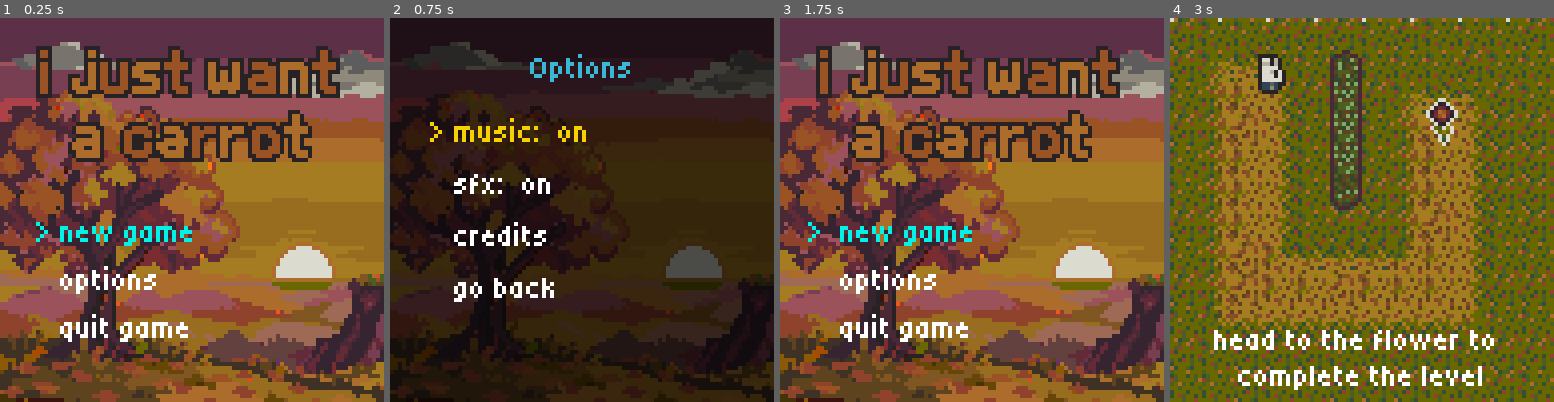
Above: before the commit, frames 1-4 (left to right).
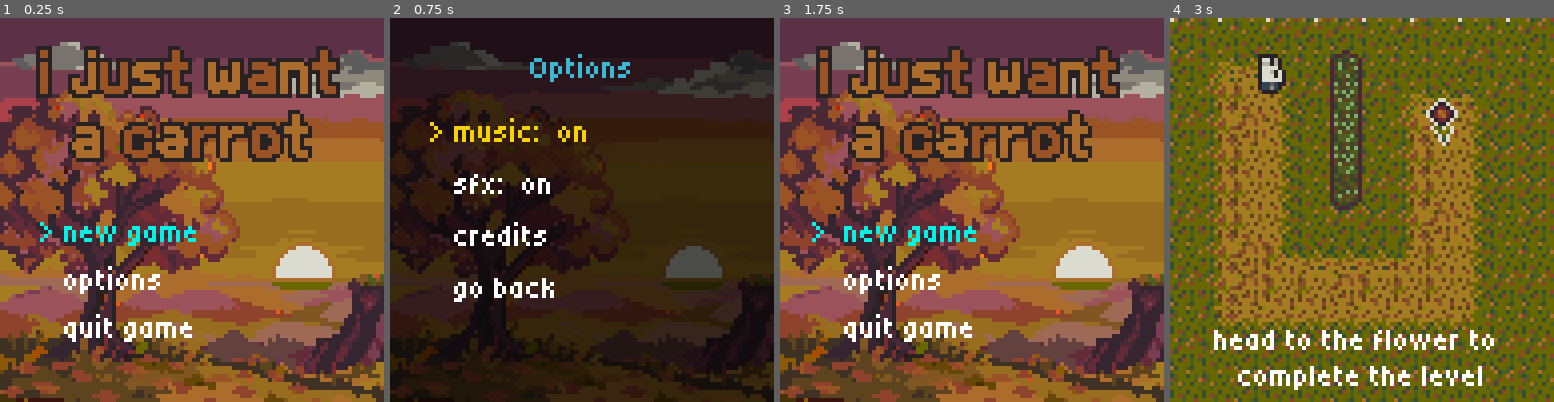
Above: after the commit, the same moments.

Repository: Someone68/cozyfall
Game: Godot game, scene res://scenes/main_menu.tscn
Two runs of this game, one before a commit and one after it. Both use one fixed random seed, a clock stepped at 60 frames per second and the inputs below.
Inputs:
- Up to frame 1 (0.25 s): no input
- Up to frame 2 (0.75 s): click "options" at 0.5 s
- Up to frame 3 (1.75 s): click "go back" at 1.25 s
- Up to frame 4 (3 s): click "> new game" at 2 s; tap Enter (ui_accept) at 2.75 s; hold Right (ui_right) from 2.78 s (still down); hold Z (tunnel) from 2.78 s (still down)

The runs differ from the first frame. In frame 1, 3.1% of the frame differs, in the area x 9-52%, y 53-85%; in frame 2, nothing differs; in frame 3, 3.1%; in frame 4, nothing differs.

Commit message:
added options menu in game menu

Diff:
--- a/scenes/escape_screen.tscn
+++ b/scenes/escape_screen.tscn
@@ -4,6 +4,7 @@
 [ext_resource type="Script" uid="uid://bnq1v80v63bd1" path="res://scripts/escape_screen.gd" id="2_gjwmd"]
 [ext_resource type="PackedScene" uid="uid://b3ywq4cn53b52" path="res://scenes/select_menu.tscn" id="3_a2a6c"]
 [ext_resource type="PackedScene" uid="uid://benrrbluvikv8" path="res://scenes/warn.tscn" id="3_k22dc"]
+[ext_resource type="PackedScene" uid="uid://blos7i6ax4484" path="res://scenes/options_menu.tscn" id="4_a2a6c"]
 
 [node name="EscapeScreen" type="Control" unique_id=128950255]
 process_mode = 3
@@ -17,6 +18,7 @@
 theme = ExtResource("1_gjwmd")
 script = ExtResource("2_gjwmd")
 WARN_SCREEN = ExtResource("3_k22dc")
+OPTIONS_SCREEN = ExtResource("4_a2a6c")
 
 [node name="ColorRect" type="ColorRect" parent="." unique_id=1687184408]
 layout_mode = 0
@@ -35,34 +37,42 @@
 [node name="Label" type="Label" parent="VBoxContainer" unique_id=1437285927]
 layout_mode = 2
 theme_override_colors/font_color = Color(0.23013663, 0.71742773, 0.83463305, 1)
-text = "Options"
+text = "Game Menu"
 horizontal_alignment = 1
 
 [node name="SelectMenu" parent="VBoxContainer" unique_id=647501129 instance=ExtResource("3_a2a6c")]
 layout_mode = 2
 
 [node name="BackToGame" type="Button" parent="VBoxContainer/SelectMenu" unique_id=424343215]
-focus_mode = 0
 custom_maximum_size = Vector2(55, -1)
 layout_mode = 2
+focus_mode = 0
 text = "back to game"
 alignment = 0
 
-[node name="Restart" type="Button" parent="VBoxContainer/SelectMenu" unique_id=1992801100]
-focus_mode = 0
+[node name="Options" type="Button" parent="VBoxContainer/SelectMenu" unique_id=1749866304]
 custom_maximum_size = Vector2(35, -1)
 layout_mode = 2
+focus_mode = 0
+text = "options"
+alignment = 0
+
+[node name="Restart" type="Button" parent="VBoxContainer/SelectMenu" unique_id=1992801100]
+custom_maximum_size = Vector2(35, -1)
+layout_mode = 2
+focus_mode = 0
 text = "restart"
 alignment = 0
 
 [node name="Quit" type="Button" parent="VBoxContainer/SelectMenu" unique_id=842595124]
-focus_mode = 0
 custom_maximum_size = Vector2(50, -1)
 layout_mode = 2
+focus_mode = 0
 text = "quit to title"
 alignment = 0
 
 [connection signal="item_selected" from="VBoxContainer/SelectMenu" to="." method="_on_select_menu_item_selected"]
 [connection signal="pressed" from="VBoxContainer/SelectMenu/BackToGame" to="." method="_on_back_to_game_pressed"]
+[connection signal="pressed" from="VBoxContainer/SelectMenu/Options" to="." method="_on_options_pressed"]
 [connection signal="pressed" from="VBoxContainer/SelectMenu/Restart" to="." method="_on_restart_pressed"]
 [connection signal="pressed" from="VBoxContainer/SelectMenu/Quit" to="." method="_on_quit_pressed"]
--- a/scenes/level_complete.tscn
+++ b/scenes/level_complete.tscn
@@ -3,6 +3,7 @@
 [ext_resource type="Theme" uid="uid://cdv0csb0dp43j" path="res://themes/menu_theme.tres" id="1_2e2w2"]
 [ext_resource type="Script" uid="uid://dnnrnp1yp3pp4" path="res://scripts/level_complete.gd" id="2_2e2w2"]
 [ext_resource type="PackedScene" uid="uid://b3ywq4cn53b52" path="res://scenes/select_menu.tscn" id="3_3oeyx"]
+[ext_resource type="PackedScene" uid="uid://benrrbluvikv8" path="res://scenes/warn.tscn" id="3_rovvh"]
 
 [node name="LevelComplete" type="Control" unique_id=128950255]
 process_mode = 3
@@ -16,6 +17,7 @@
 grow_vertical = 2
 theme = ExtResource("1_2e2w2")
 script = ExtResource("2_2e2w2")
+WARN_SCREEN = ExtResource("3_rovvh")
 
 [node name="ColorRect" type="ColorRect" parent="." unique_id=1687184408]
 layout_mode = 0
--- a/scenes/main_menu.tscn
+++ b/scenes/main_menu.tscn
@@ -25,7 +25,7 @@
 offset_right = 96.0
 offset_bottom = 96.0
 theme = ExtResource("1_wu84c")
-theme_override_constants/margin_left = 7
+theme_override_constants/margin_left = 8
 theme_override_constants/margin_top = 43
 theme_override_constants/margin_right = 54
 theme_override_constants/margin_bottom = 8
--- a/scenes/options_menu.tscn
+++ b/scenes/options_menu.tscn
@@ -6,6 +6,7 @@
 [ext_resource type="PackedScene" uid="uid://b3ywq4cn53b52" path="res://scenes/select_menu.tscn" id="3_3xsyx"]
 
 [node name="OptionsMenu" type="Control" unique_id=2014394168]
+process_mode = 3
 layout_mode = 3
 anchors_preset = 0
 offset_right = 96.0
--- a/scripts/escape_screen.gd
+++ b/scripts/escape_screen.gd
@@ -1,7 +1,7 @@
 extends Control
 
 @export var WARN_SCREEN : PackedScene
-
+@export var OPTIONS_SCREEN : PackedScene
 
 func _input(event: InputEvent) -> void:
 	if event.is_action_pressed("ui_close_dialog"):
@@ -18,11 +18,12 @@
 	match item.name:
 		"BackToGame":
 			_on_back_to_game_pressed()
+		"Options":
+			_on_options_pressed()
 		"Restart":
 			_on_restart_pressed()
 		"Quit":
 			_on_quit_pressed()
-
 
 func _on_back_to_game_pressed() -> void:
 	queue_free()
@@ -31,6 +32,11 @@
 func _on_restart_pressed() -> void:
 	show_warning("restart")
 
-
 func _on_quit_pressed() -> void:
 	show_warning("quit")
+
+func _on_options_pressed() -> void:
+	process_mode = Node.PROCESS_MODE_PAUSABLE
+	var loaded_options_screen = OPTIONS_SCREEN.instantiate()
+	loaded_options_screen.is_child = true
+	add_child(loaded_options_screen)
--- a/scripts/level_complete.gd
+++ b/scripts/level_complete.gd
@@ -1,4 +1,6 @@
 extends Control
+
+@export var WARN_SCREEN : PackedScene
 
 func fade_in():
 	$VBoxContainer/VBoxContainer/StageCompletedText.text = "stage %s completed" % str(Settings.level-1)
@@ -8,10 +10,17 @@
 	t.tween_property(self, "modulate:a", 1, 0.5)
 
 func _on_select_menu_item_selected(index: int, item: Control) -> void:
-	get_tree().paused = false
 	if (index == 0):
+		get_tree().paused = false
 		Gamemgr.load_current_level()
 	elif (index == 1):
-		get_tree().reload_current_scene()
+		show_warning("restart")
 	else:
+		get_tree().paused = false
 		Gamemgr.back_to_menu()
+
+func show_warning(action: String) -> void:
+	process_mode = Node.PROCESS_MODE_PAUSABLE
+	var loaded_warn_screen = WARN_SCREEN.instantiate()
+	loaded_warn_screen.warning_action = action
+	add_child(loaded_warn_screen)
--- a/scripts/options_menu.gd
+++ b/scripts/options_menu.gd
@@ -1,4 +1,6 @@
 extends Control
+
+var is_child := false
 
 func _on_select_menu_item_selected(index: int, item: Control) -> void:
 	match item.name:
@@ -25,4 +27,8 @@
 	pass # Replace with function body.
 
 func _on_go_back_pressed() -> void:
-	Gamemgr.back_to_menu()
+	if is_child:
+		get_parent().process_mode = Node.PROCESS_MODE_ALWAYS
+		queue_free()
+	else:
+		Gamemgr.back_to_menu()
